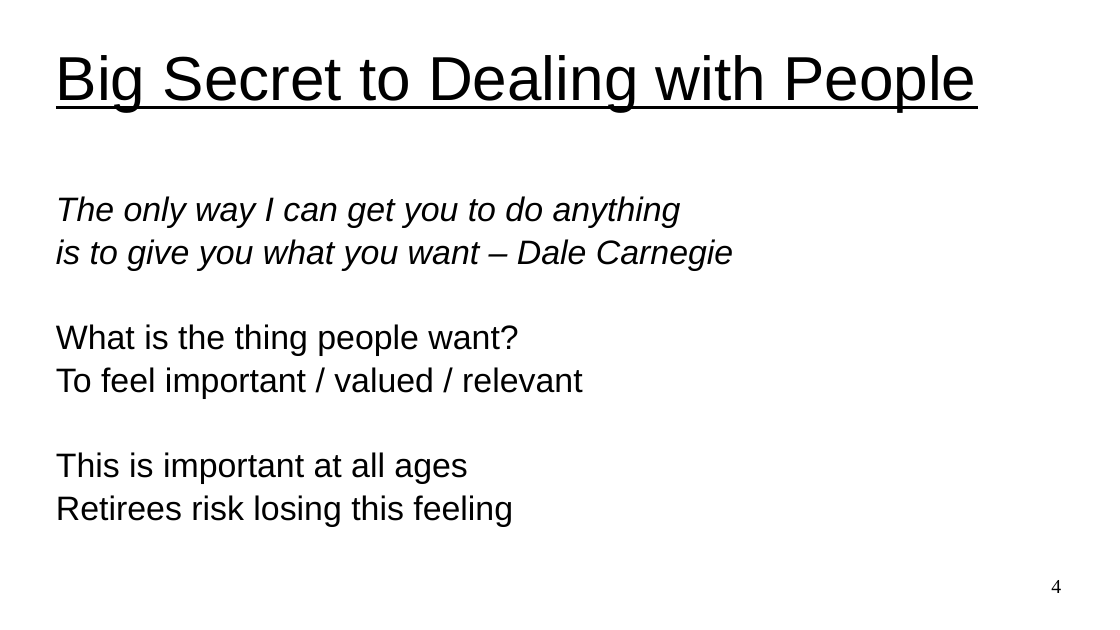
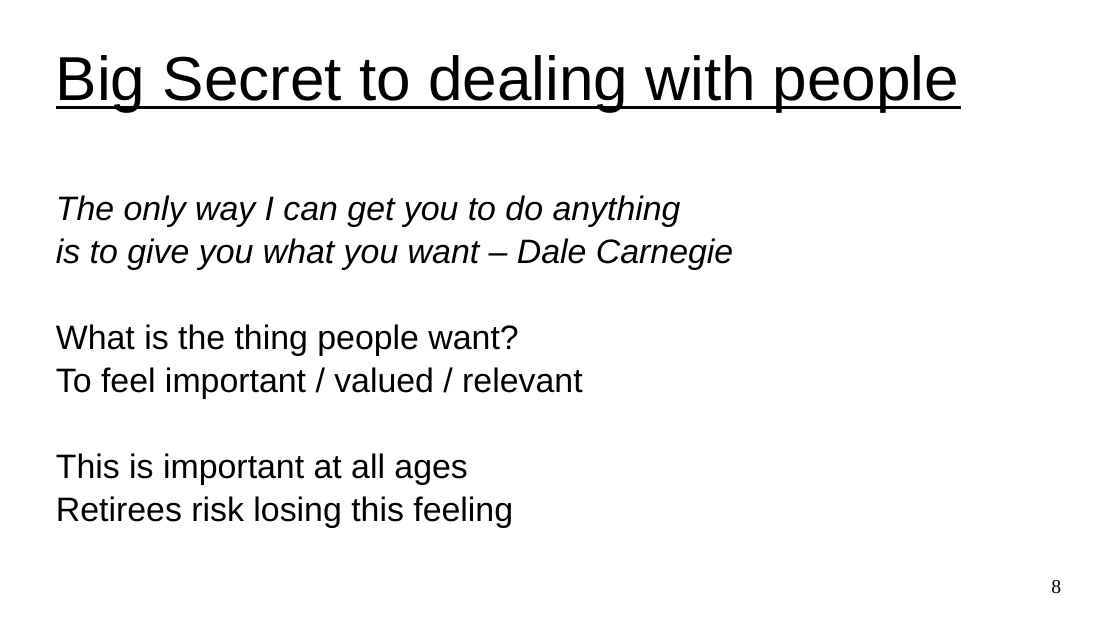
Before and after one commit to UVADS/ds6011, a slide deck: slide 8 of 05_influence.ppt (slide 4 before the commit). Drawn at 1120x630 pixels with LibreOffice and Linux fonts; fonts in the diff are those of the drawing. Boxes give left, top, right and bottom in pixels: in the first picture for what was removed or moved away, otherwise in the second. Text is boxed around its words. In the diff, an @@ line names an element or a change of style, - is before the commit and + after.

```diff
--- a/05_influence.ppt
+++ b/05_influence.ppt
@@ title at (56,55,959,111): text changed @@
-Big Secret to Dealing with People
+Big Secret to dealing with people
@@ page number at (1051,580,1061,594): text changed @@
-4
+8
```
Also in this commit, not shown: 4 other slides changed, 6 slides added, 2 slides removed, 1 other file.
